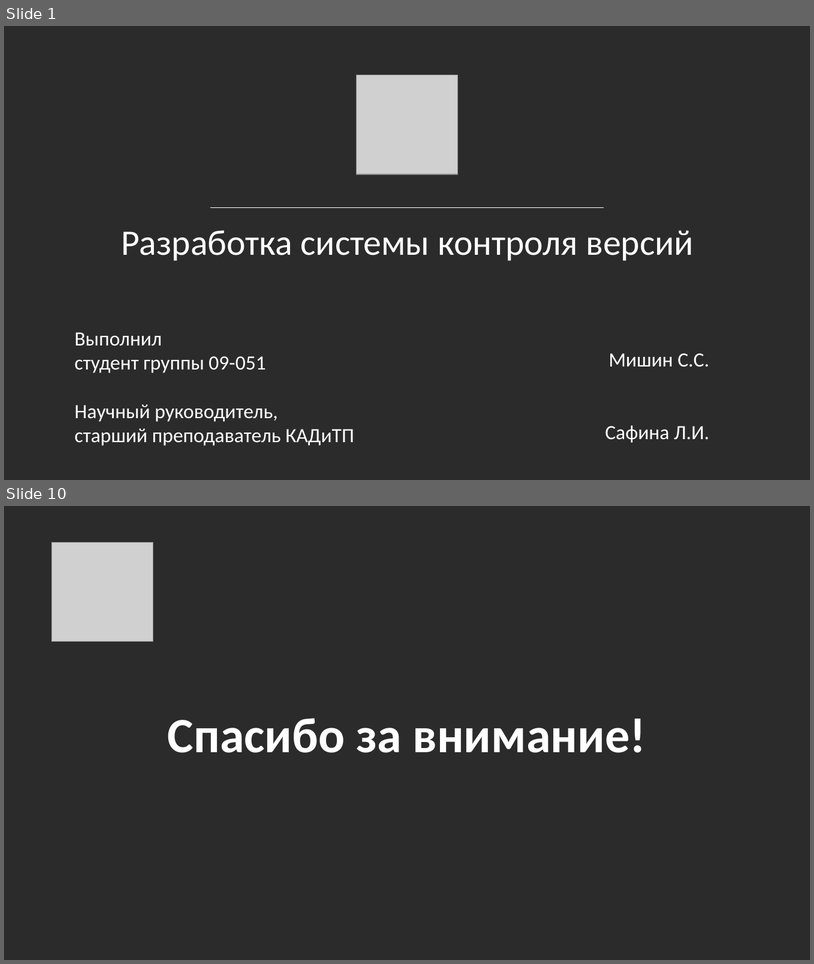
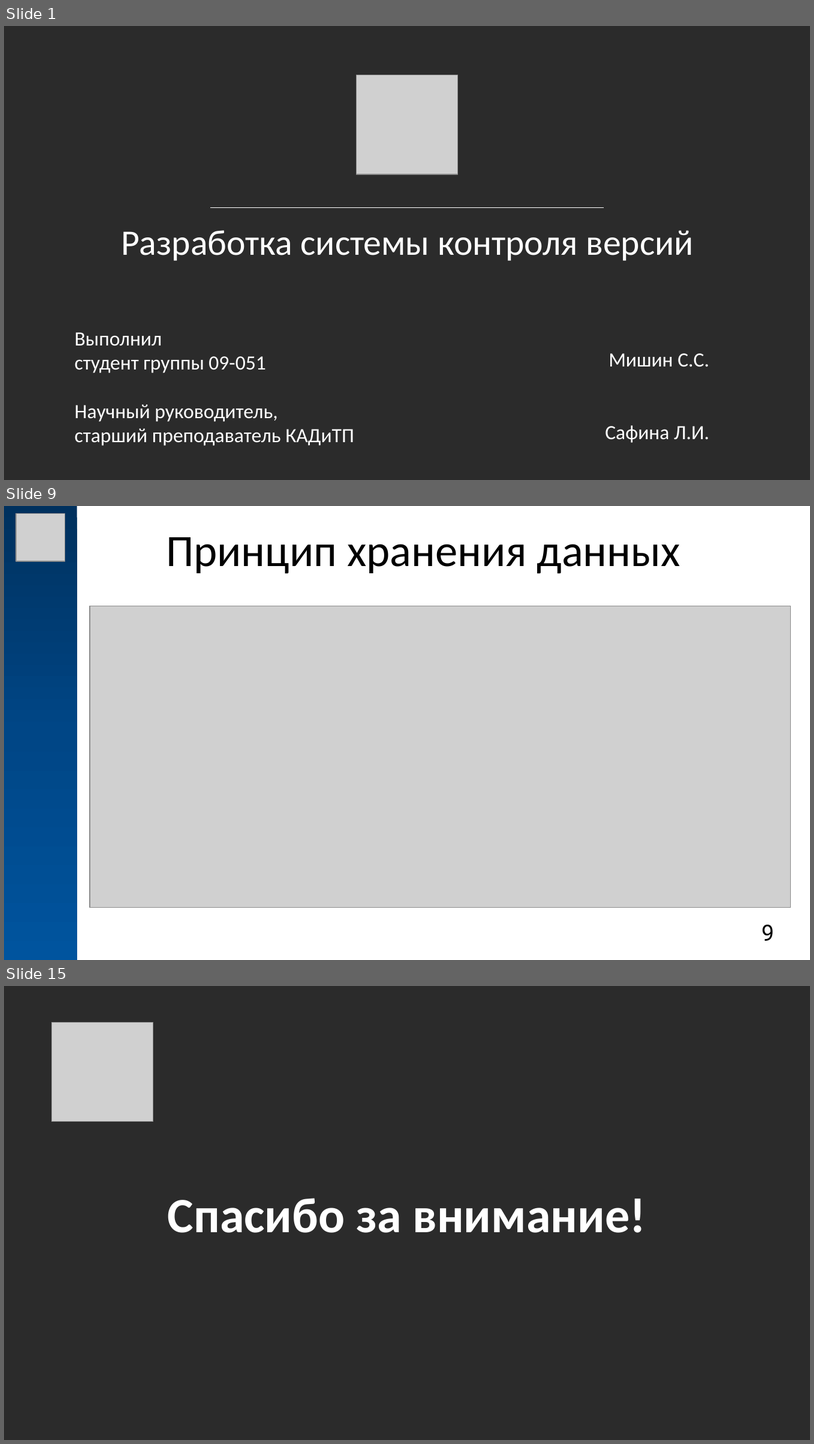
Before and after one commit to MrR3353/diplom, a slide deck: docs/Презентация в стиле КФУ.pptx. Shown one above the other, each under a label of ours: slides 1 and 10 before the commit, slides 1, 9 and 15 after it; the slides between them are not shown. The pictures are 814x964 and 814x1444 pixels, drawn with LibreOffice and Linux fonts; fonts in the diff are those of the drawing; grey boxes stand for pictures; background and template pictures are left out; a plain dark background stands for a picture behind light text. Boxes give left, top, right and bottom in pixels: in the first picture for what was removed or moved away, otherwise in the second. Text is boxed around its words. In the diff, an @@ line names an element or a change of style, - is before the commit and + after.

```diff
--- a/docs/Презентация в стиле КФУ.pptx
+++ b/docs/Презентация в стиле КФУ.pptx
@@ slide 9 added at (4,506,810,960), background #FFFFFF @@
@@ rectangle added at (4,506,77,959), fill gradient #00325E to #004786 to #00549F @@
@@ picture added at (16,514,65,562) @@
@@ title added at (166,537,681,574), 40 pt, text #000000 @@
+Принцип хранения данных
@@ picture added at (89,606,790,907) @@
@@ page number added at (762,924,774,940), 20 pt, text #000000 @@
+9
@@ what was slide 10 is now slide 15 @@
```
Also in this commit, not shown: 3 slides changed, 9 other slides added, 5 slides removed, 1 other file.
